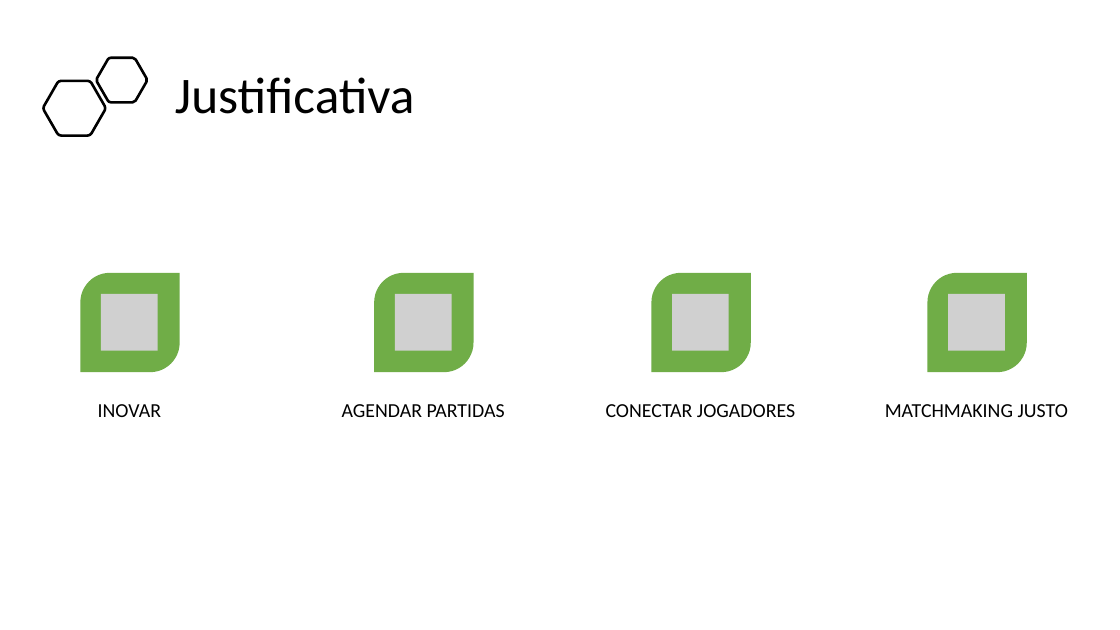
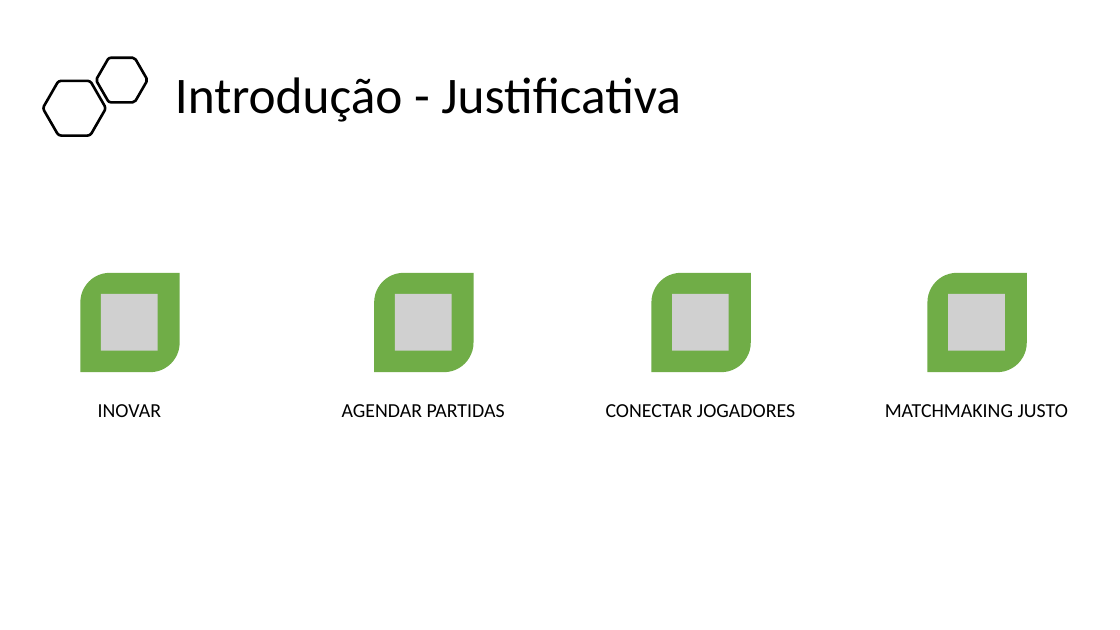
Before and after one commit to BandTec/project-hunter, a slide deck: slide 3 of Documentação/Apresentação - Sprint 3.pptx. Drawn at 1120x630 pixels with LibreOffice and Linux fonts; fonts in the diff are those of the drawing; grey boxes stand for pictures. Boxes give left, top, right and bottom in pixels: in the first picture for what was removed or moved away, otherwise in the second. Text is boxed around its words. In the diff, an @@ line names an element or a change of style, - is before the commit and + after.

```diff
--- a/Documentação/Apresentação - Sprint 3.pptx
+++ b/Documentação/Apresentação - Sprint 3.pptx
@@ title at [175, 77, 681, 122]: text changed @@
-Justificativa
+Introdução - Justificativa
```
Also in this commit, not shown: 10 other slides changed, 5 slides added, 5 slides removed, 6 other files.
